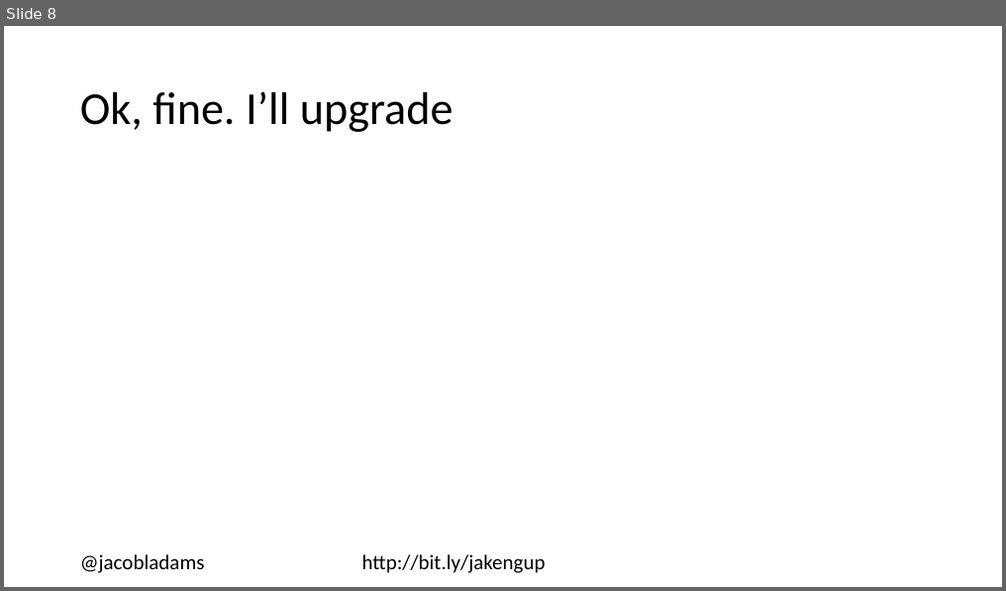
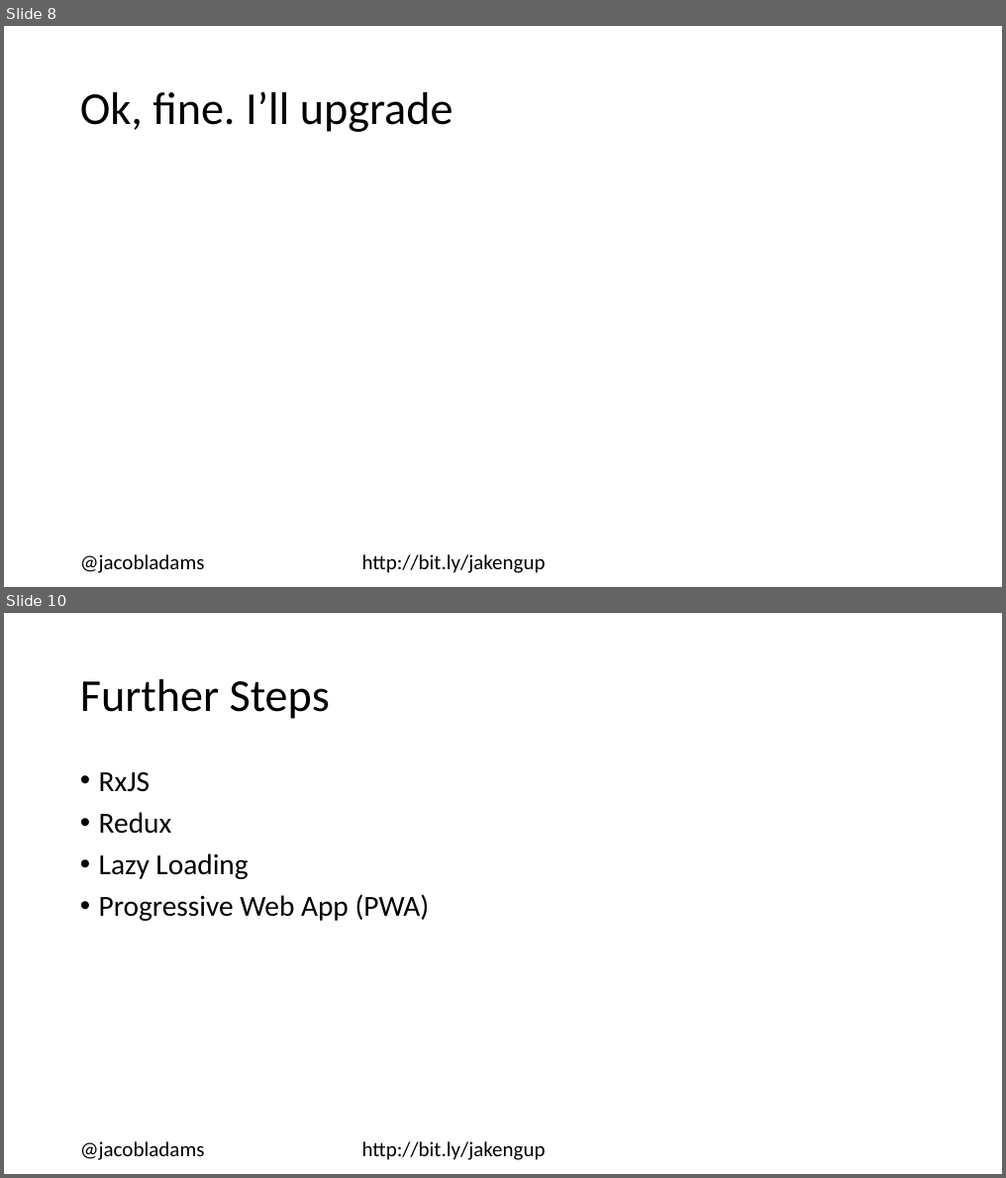
Before and after one commit to jacobladams/upgrading-from-angularjs-1-to-angular-2-plus-presentation, a slide deck: Upgrading from AngularJS 1 to Angular 2+.pptx. Shown one above the other, each under a label of ours: slide 8 before the commit, slides 8 and 10 after it; the slides between them are not shown. The pictures are 1006x591 and 1006x1178 pixels, drawn with LibreOffice and Linux fonts; fonts in the diff are those of the drawing. Boxes give left, top, right and bottom in pixels: in the first picture for what was removed or moved away, otherwise in the second. Text is boxed around its words. In the diff, an @@ line names an element or a change of style, - is before the commit and + after.

```diff
--- a/Upgrading from AngularJS 1 to Angular 2+.pptx
+++ b/Upgrading from AngularJS 1 to Angular 2+.pptx
@@ slide 10 added at [4, 613, 1002, 1174], background #FFFFFF @@
@@ title added at [80, 679, 330, 719], 44 pt, text #000000 @@
+Further Steps
@@ text added at [99, 772, 430, 921], 28 pt, text #000000 @@
+• RxJS
+• Redux
+• Lazy Loading
+• Progressive Web App (PWA)
@@ text added at [80, 1142, 546, 1160], 20 pt, text #000000 @@
+@jacobladams http://bit.ly/jakengup
```
Also in this commit, not shown: 2 slides changed, 2 other slides added, 30 other files.
